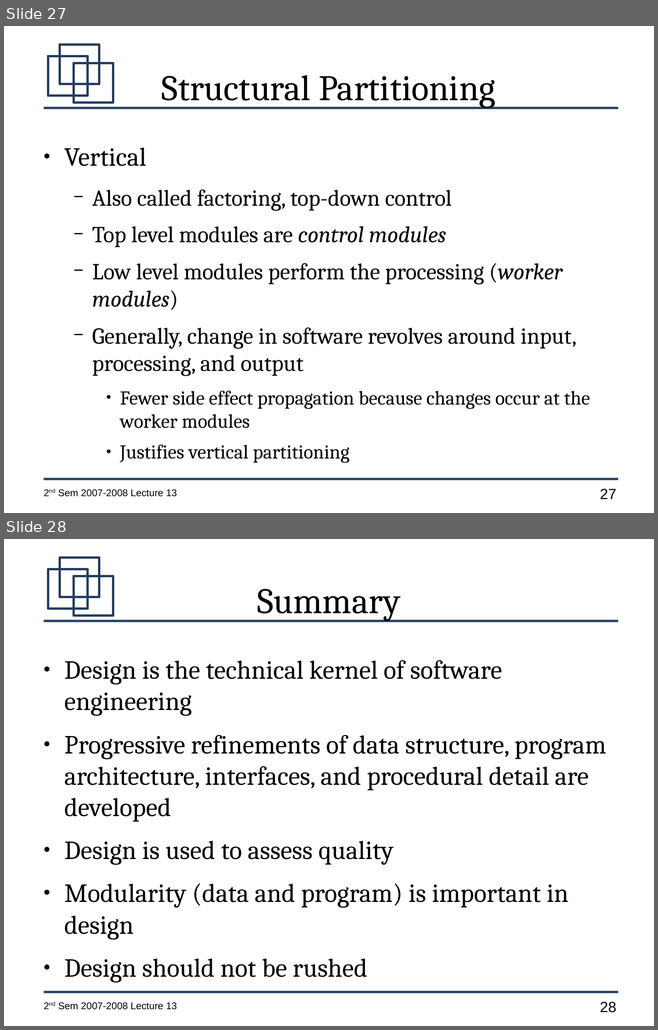
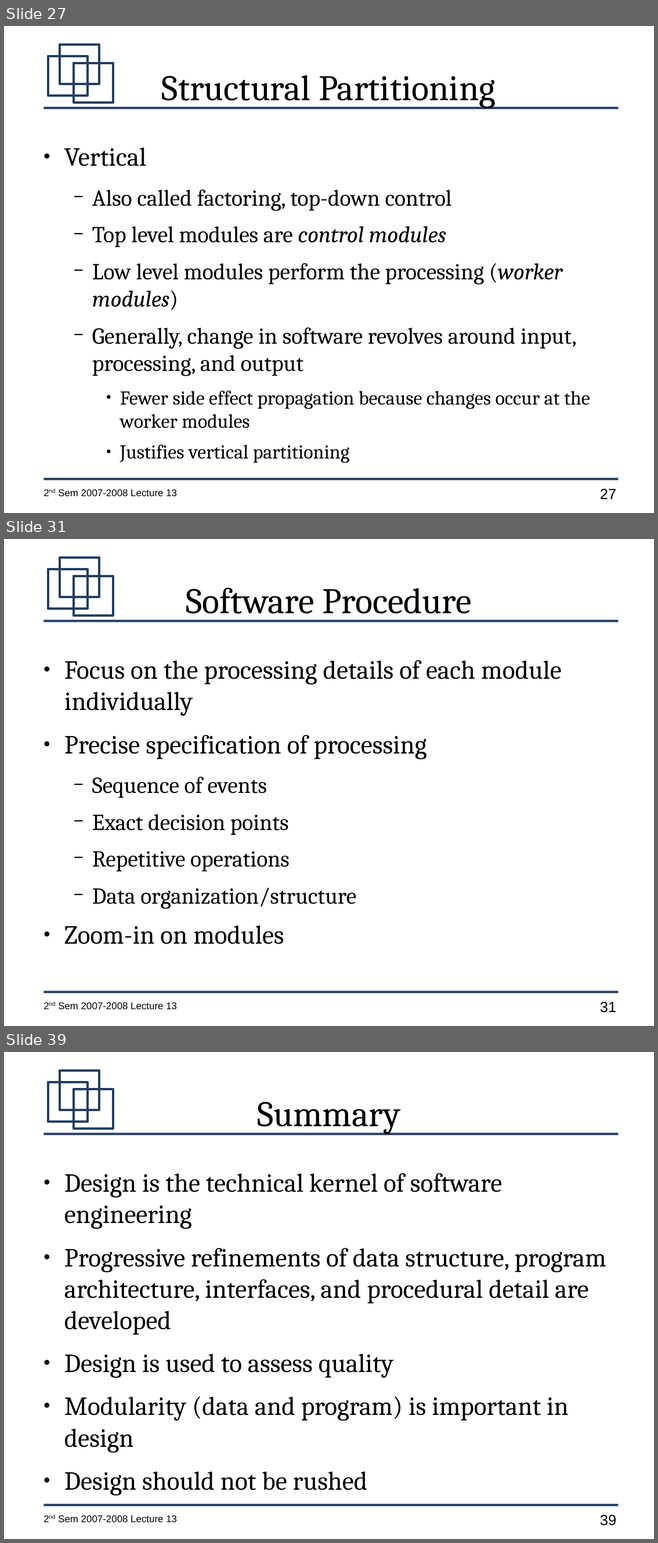
Before and after one commit to jachermocilla/jach-homepage, a slide deck: CMSC128-2nd-Sem-2007-L13.odp. Shown one above the other, each under a label of ours: slides 27 and 28 before the commit, slides 27, 31 and 39 after it; the slides between them are not shown. The pictures are 658x1030 and 658x1543 pixels, drawn with LibreOffice and Linux fonts; fonts in the diff are those of the drawing. Boxes give left, top, right and bottom in pixels: in the first picture for what was removed or moved away, otherwise in the second. Text is boxed around its words. In the diff, an @@ line names an element or a change of style, - is before the commit and + after.

```diff
--- a/CMSC128-2nd-Sem-2007-L13.odp
+++ b/CMSC128-2nd-Sem-2007-L13.odp
@@ slide 31 added at (4,539,654,1026), background #FFFFFF; not listed: 7 template elements that a slide beside it also shows @@
@@ title added at (186,588,471,621), 44 pt, text #000000 @@
+Software Procedure
@@ text added at (64,660,561,944), 32 pt, text #000000 @@
+● Focus on the processing details of each module individually
+● Precise specification of processing
+  − Sequence of events
+  − Exact decision points
+  − Repetitive operations
+  − Data organization/structure
+● Zoom-in on modules
@@ what was slide 28 is now slide 39 @@
@@ page number at (600,1515,616,1526): text changed @@
-28
+39
```
Also in this commit, not shown: 10 other slides added.
